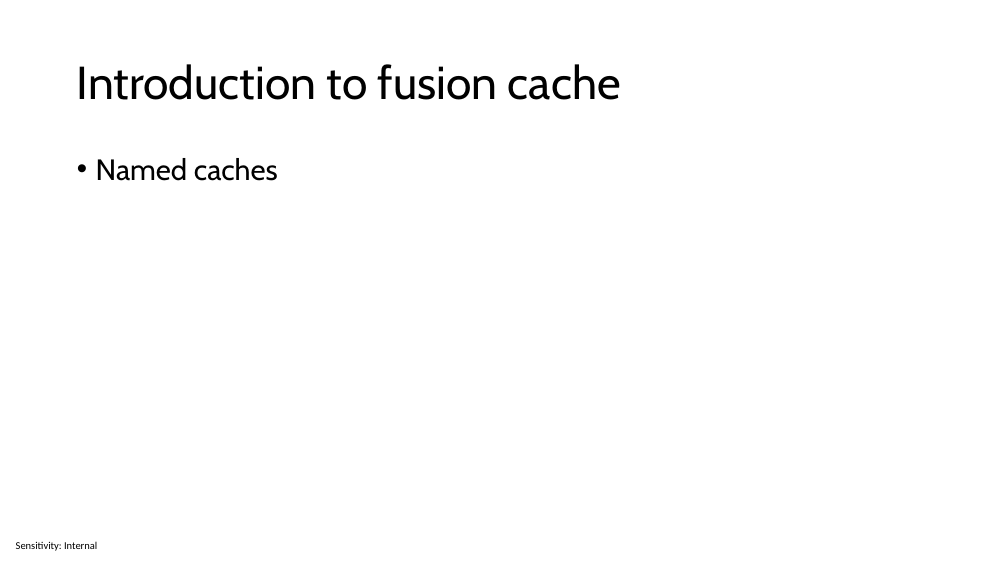
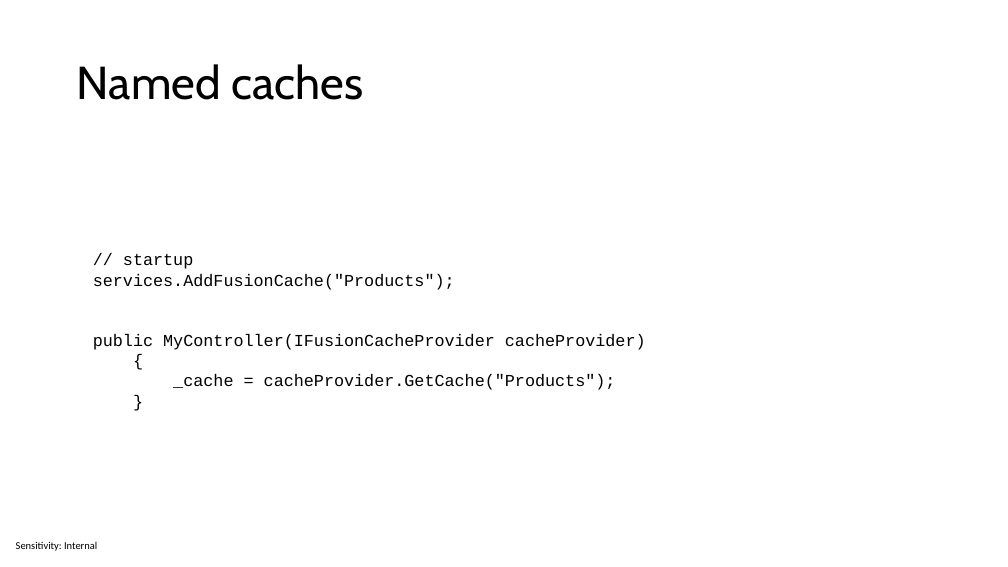
Before and after one commit to sabbadino/cache-like-a-pro-fusion-cache, a slide deck: slide 20 of cache-like-a-pro.pptx (slide 19 before the commit). Drawn at 1008x567 pixels with LibreOffice and Linux fonts; fonts in the diff are those of the drawing. Boxes give left, top, right and bottom in pixels: in the first picture for what was removed or moved away, otherwise in the second. Text is boxed around its words. In the diff, an @@ line names an element or a change of style, - is before the commit and + after.

```diff
--- a/cache-like-a-pro.pptx
+++ b/cache-like-a-pro.pptx
@@ title at box(77, 64, 363, 100): text changed @@
-Introduction to fusion cache
+Named caches
@@ text removed at box(96, 158, 278, 181) @@
-• Named caches
@@ text added at box(93, 254, 646, 390), 16 pt, text #000000 @@
+// startup
+services.AddFusionCache("Products");
+public MyController(IFusionCacheProvider cacheProvider)
+{
+_cache = cacheProvider.GetCache("Products");
+}
```
Also in this commit, not shown: 12 other slides changed, 4 slides added, 1 slide removed.
